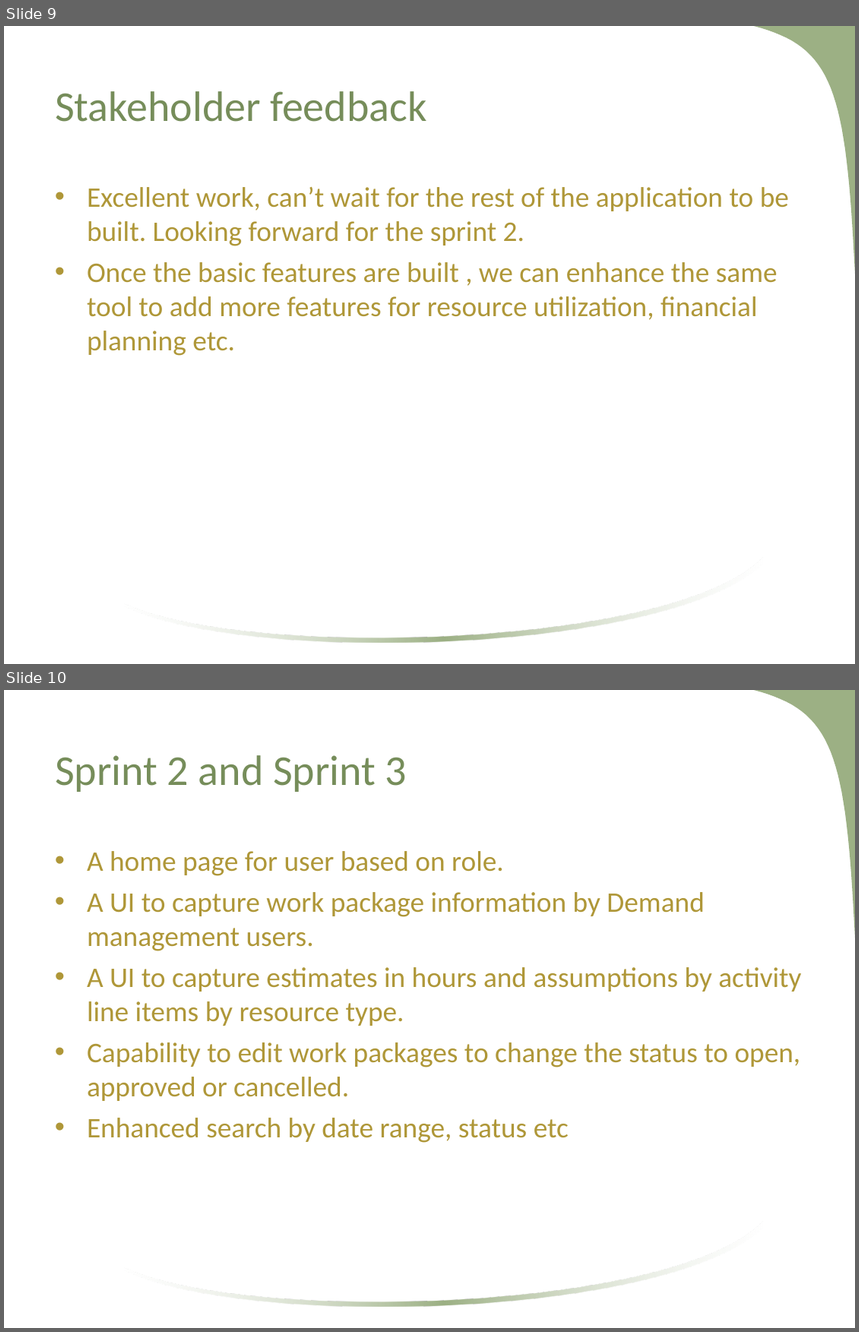
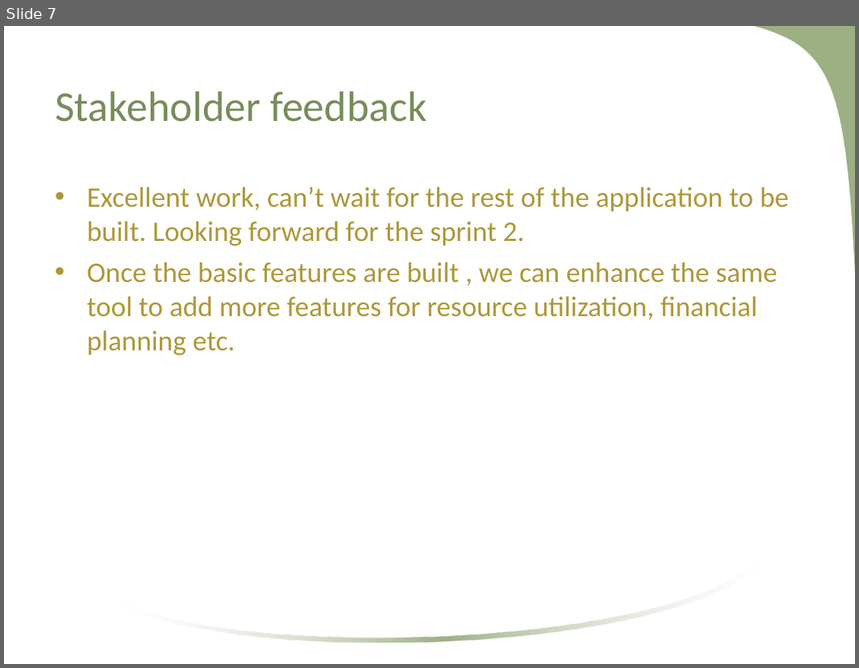
Before and after one commit to kamranzameer/agileFinalProject, a slide deck: docs/WorkPackage Management -Project Proposal.ppt. Shown one above the other, each under a label of ours: slides 9 and 10 before the commit, slide 7 after it. The pictures are 859x1332 and 859x668 pixels, drawn with LibreOffice and Linux fonts; fonts in the diff are those of the drawing; background and template pictures are left out. Boxes give left, top, right and bottom in pixels: in the first picture for what was removed or moved away, otherwise in the second. Text is boxed around its words. In the diff, an @@ line names an element or a change of style, - is before the commit and + after.

Commit message:
Work management presentation updated

```diff
--- a/docs/WorkPackage Management -Project Proposal.ppt
+++ b/docs/WorkPackage Management -Project Proposal.ppt
@@ slide 10 removed at [4, 690, 855, 1328], background #FFFFFF; not listed: 2 template elements that a slide beside it also shows @@
@@ title removed at [55, 755, 407, 792] @@
-Sprint 2 and Sprint 3
@@ text removed at [87, 851, 801, 1143] @@
-• A home page for user based on role.
-• A UI to capture work package information by Demand management users.
-• A UI to capture estimates in hours and assumptions by activity line items by resource type.
-• Capability to edit work packages to change the status to open, approved or cancelled.
-• Enhanced search by date range, status etc
@@ what was slide 9 is now slide 7 @@
```
Also in this commit, not shown: 3 slides changed, 2 slides added, 4 other slides removed.
